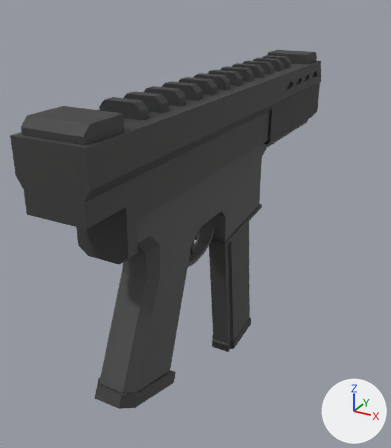
The glTF model public/models/weapons/suppressedsmg.glb: old version first, new version second.
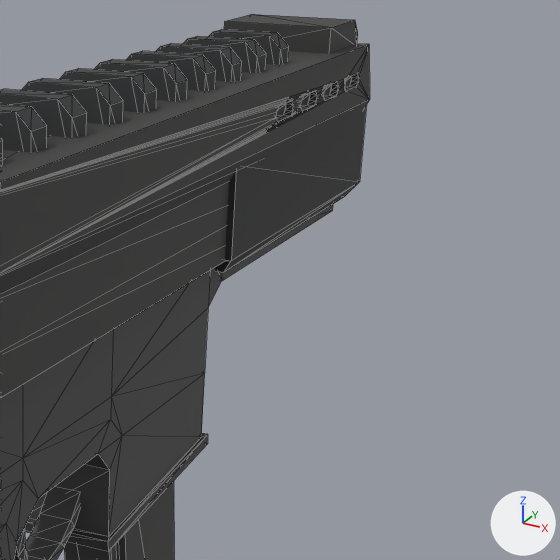
Each version appears first whole from a 50 mm camera at (0.22, -0.314, 0.243) aimed at (-0.058, 0.192, -0.01), and next in a close-up on the part from 47% to 100% of the width and 10% to 56% of the height. Every picture has the same lights, and +X, +Y and +Z are marked at lower right. The first two pictures are the older version. The close-ups show mesh edges as thin lines.

In view in the first close-up: 'SubmachineGun_1'.
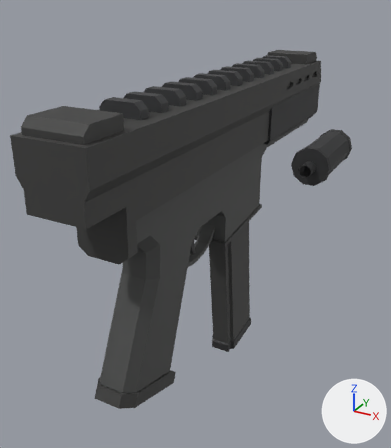
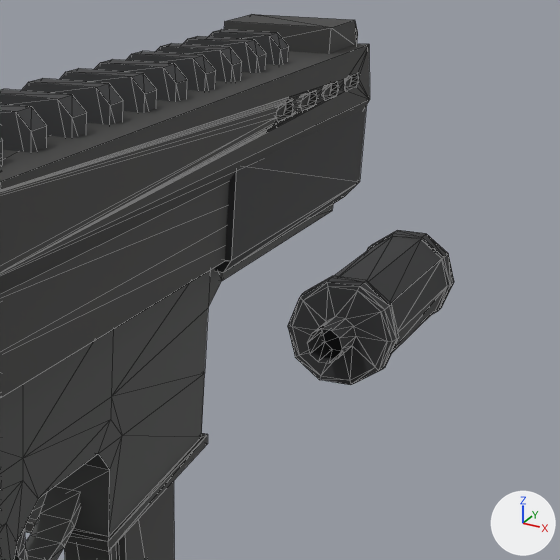
Commit message: Attach a real Silencer to the Suppressed SMG model

Boxes [x1, y1, x2, y2] around the edits, measured in the close-ups (560 x 560 px):
```json
{"object": "Silencer_Short", "change": "added", "after": [288, 230, 454, 385]}
```

Edits to the scene script, one JSON object a line:
```json
{"op": "add", "block": "mat_black_001", "code": ["mat_black_001 = principled_material('Black.001')", "mat_black_001.base_color = (0.027, 0.0275, 0.0291)  # dark grey #2e2e30", "mat_black_001.roughness = 0.69"]}
{"op": "add", "block": "me_cylinder_056", "code": ["me_cylinder_056 = bpy.data.meshes.new('Cylinder.056')", "me_cylinder_056.from_pydata(...)  # 130 vertices, 248 faces; spans x -0.03..0.03, y -0.017..0.14, z -0.028..0.028", "me_cylinder_056.materials.append(mat_black_001)  # dark grey #2e2e30"]}
{"op": "add", "block": "ob_silencer_short", "code": ["ob_silencer_short = bpy.data.objects.new('Silencer_Short', me_cylinder_056)", "ob_silencer_short.location = (0.0, 0.4263, 0.0)"]}
```
